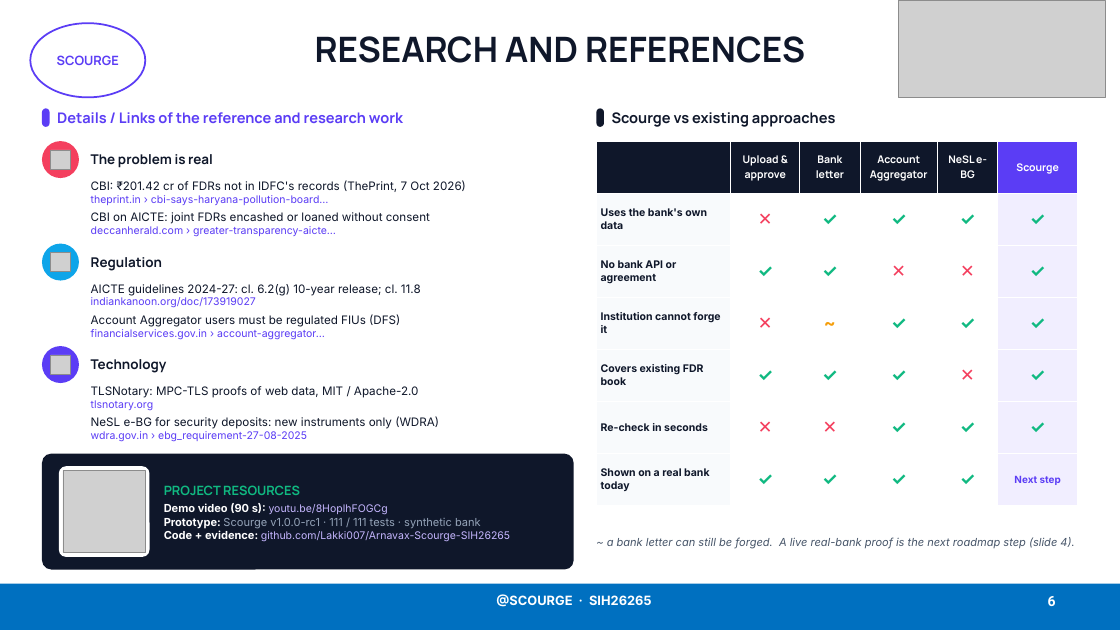
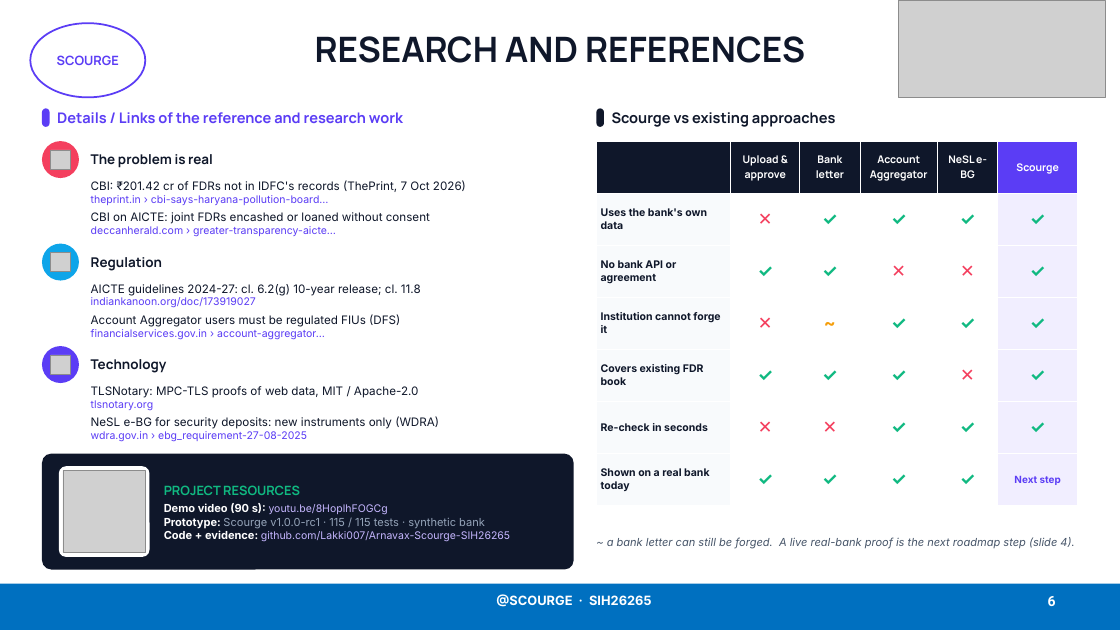
Before and after one commit to Lakki007/Arnavax-Scourge-SIH26265, a slide deck: slide 6 of docs/ppt/Scourge_SIH26265_Idea.pptx. Drawn at 1120x630 pixels with LibreOffice and Linux fonts; fonts in the diff are those of the drawing; grey boxes stand for pictures. Boxes give left, top, right and bottom in pixels: in the first picture for what was removed or moved away, otherwise in the second. Text is boxed around its words. In the diff, an @@ line names an element or a change of style, - is before the commit and + after.

```diff
--- a/docs/ppt/Scourge_SIH26265_Idea.pptx
+++ b/docs/ppt/Scourge_SIH26265_Idea.pptx
@@ text at <box>164,518,485,529</box>: text changed @@
-Prototype: Scourge v1.0.0-rc1 · 111 / 111 tests · synthetic bank
+Prototype: Scourge v1.0.0-rc1 · 115 / 115 tests · synthetic bank
```
Also in this commit, not shown: 2 other slides changed, 20 other files.
